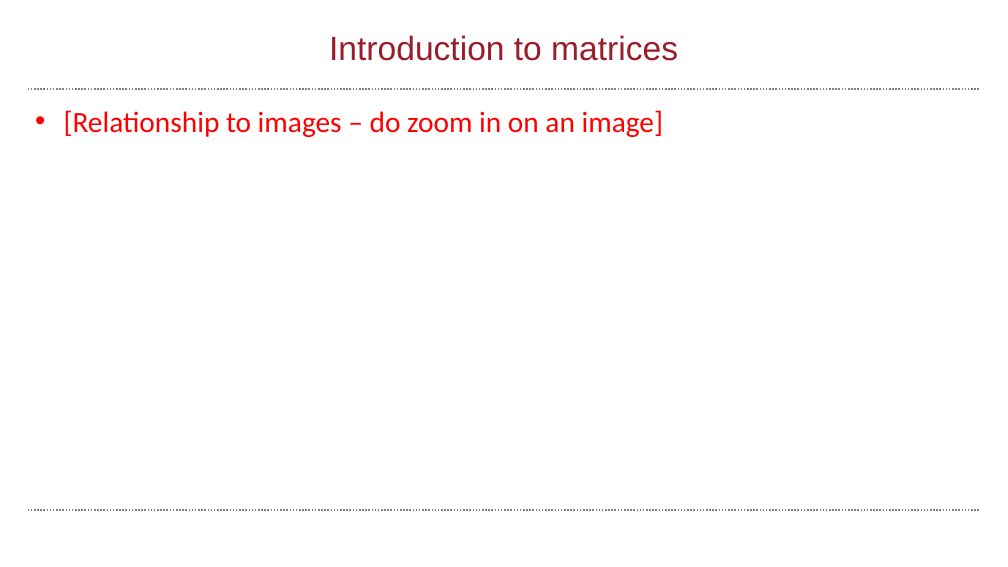
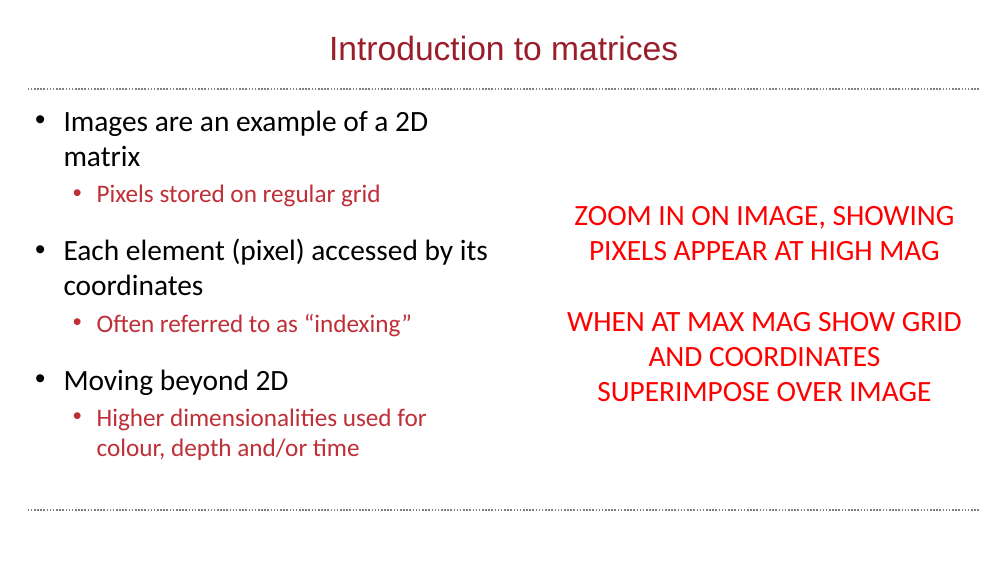
Before and after one commit to wbif-bristol/MATLAB-course, a slide deck: slide 6 of Session 2 - Matrices and image processing/MATLAB Session 2.pptx. Drawn at 1008x567 pixels with LibreOffice and Linux fonts; fonts in the diff are those of the drawing; background and template pictures are left out. Boxes give left, top, right and bottom in pixels: in the first picture for what was removed or moved away, otherwise in the second. Text is boxed around its words. In the diff, an @@ line names an element or a change of style, - is before the commit and + after.

Commit message:
Added indexing to Session 2

```diff
--- a/Session 2 - Matrices and image processing/MATLAB Session 2.pptx
+++ b/Session 2 - Matrices and image processing/MATLAB Session 2.pptx
@@ text at box(64, 110, 488, 460): text changed; size 28 to 24 pt; text colour #FF0000 to #BF2F37 @@
-• [Relationship to images – do zoom in on an image]
+• Images are an example of a 2D matrix
+  • Pixels stored on regular grid
+• Each element (pixel) accessed by its coordinates
+  • Often referred to as “indexing”
+• Moving beyond 2D
+  • Higher dimensionalities used for colour, depth and/or time
@@ text added at box(567, 206, 962, 402), 28 pt, text #FF0000 @@
+  ZOOM IN ON IMAGE, SHOWING PIXELS APPEAR AT HIGH MAG
+  WHEN AT MAX MAG SHOW GRID AND COORDINATES SUPERIMPOSE OVER IMAGE
```
Also in this commit, not shown: 10 slides added, 2 slides removed.
